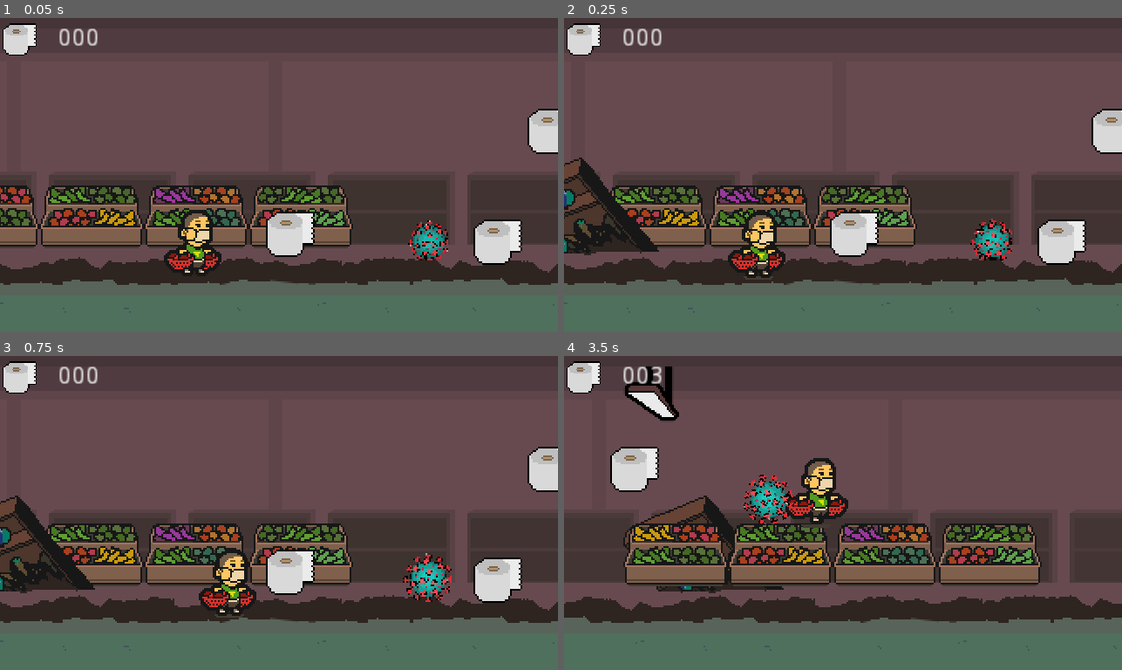
Above: before the commit, frames 1-4 (two rows, left to right).
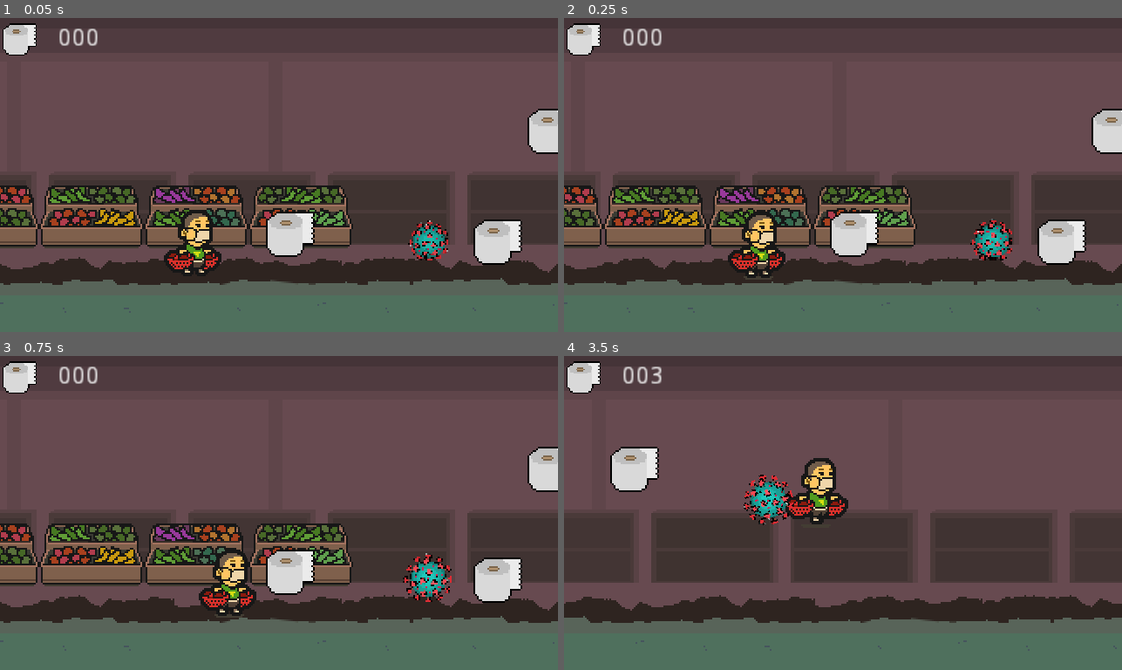
Above: after the commit, the same moments.

Repository: progsource/ssj2020_1
Game: Godot game, scene res://scenes/Game.tscn
Same seed, same stepped clock (60 frames per second), same inputs: the game is played once before the commit and once after it.
Inputs:
- Up to frame 1 (0.05 s): no input
- Up to frame 2 (0.25 s): no input
- Up to frame 3 (0.75 s): hold Right (ui_right) from 0.53 s (still down)
- Up to frame 4 (3.5 s): tap Space (ui_select) at 0.77, 1.52, 3.02 s; release Right (ui_right) at 2.03 s; hold Left (ui_left) 2.03-2.78 s; hold Right (ui_right) from 2.78 s (still down)

Frame 1 is identical in both runs. In frame 2, 2.5% of the frame differs, in the area x 0-18%, y 44-76%; in frame 3, 2.5%; in frame 4, 15%, in the area x 10-86%, y 3-76%.

Commit message:
fixed multiple obstacles at same position

Diff:
--- a/code/scripts/Background.gd
+++ b/code/scripts/Background.gd
@@ -76,4 +76,6 @@
 	vo.type = type
 	visible_object.push_back(vo)
 
+	obstacles[pos_x] = type
+
 	$ObstacleParallaxLayer.add_child(obstacle)
